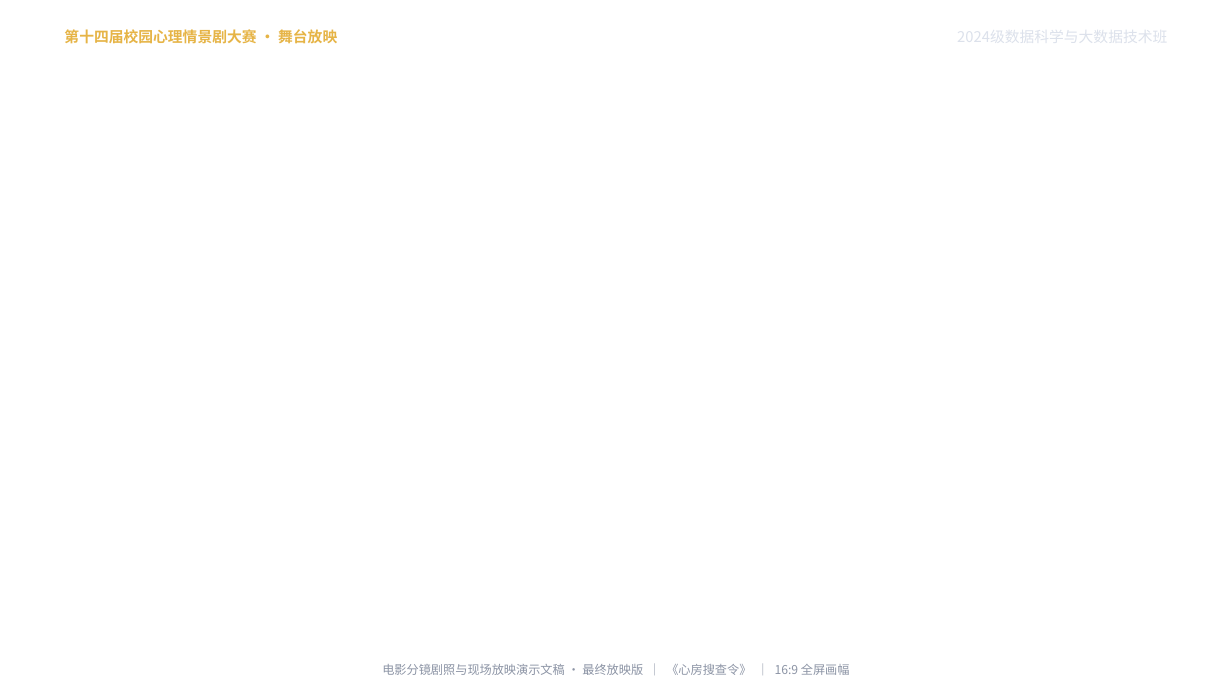
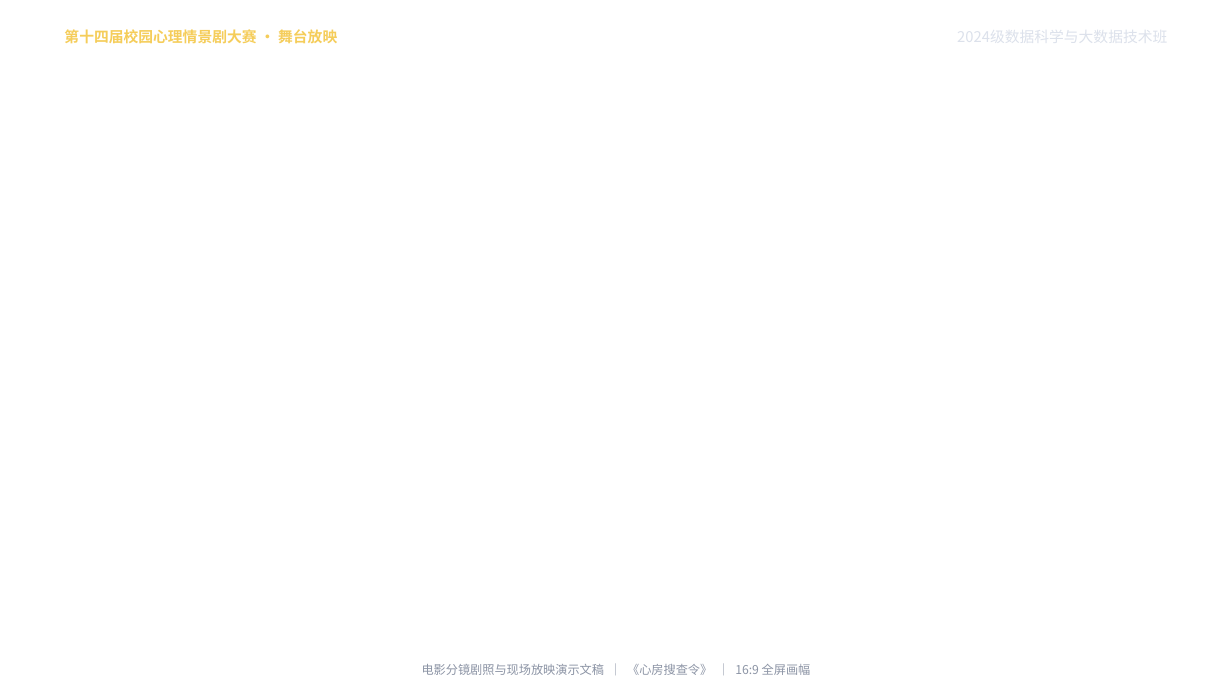
Before and after one commit to conceal123456/xinfang-souchaling, a slide deck: slide 1 of 心房搜查令_最终现场放映版.pptx. Drawn at 1232x693 pixels with LibreOffice and Linux fonts; fonts in the diff are those of the drawing; background and template pictures are left out. Boxes give left, top, right and bottom in pixels: in the first picture for what was removed or moved away, otherwise in the second. Text is boxed around its words. In the diff, an @@ line names an element or a change of style, - is before the commit and + after.

Commit message:
优化剧本公文排版与PPT现场放映架构：合规PDF导出、大屏与场控分离解耦、演讲者备注注入与报名表完善

```diff
--- a/心房搜查令_最终现场放映版.pptx
+++ b/心房搜查令_最终现场放映版.pptx
@@ text "第十四届校园心理情景剧大赛 · 舞台放映" at [64, 29, 337, 44]: text colour #E6B446 to #F5CD5A @@
@@ text at [422, 664, 811, 675]: text changed @@
-电影分镜剧照与现场放映演示文稿 · 最终放映版 ｜ 《心房搜查令》 ｜ 16:9 全屏画幅
+电影分镜剧照与现场放映演示文稿 ｜ 《心房搜查令》 ｜ 16:9 全屏画幅
```
Also in this commit, not shown: 1 other slide changed, 1 slide removed, 14 other files.
